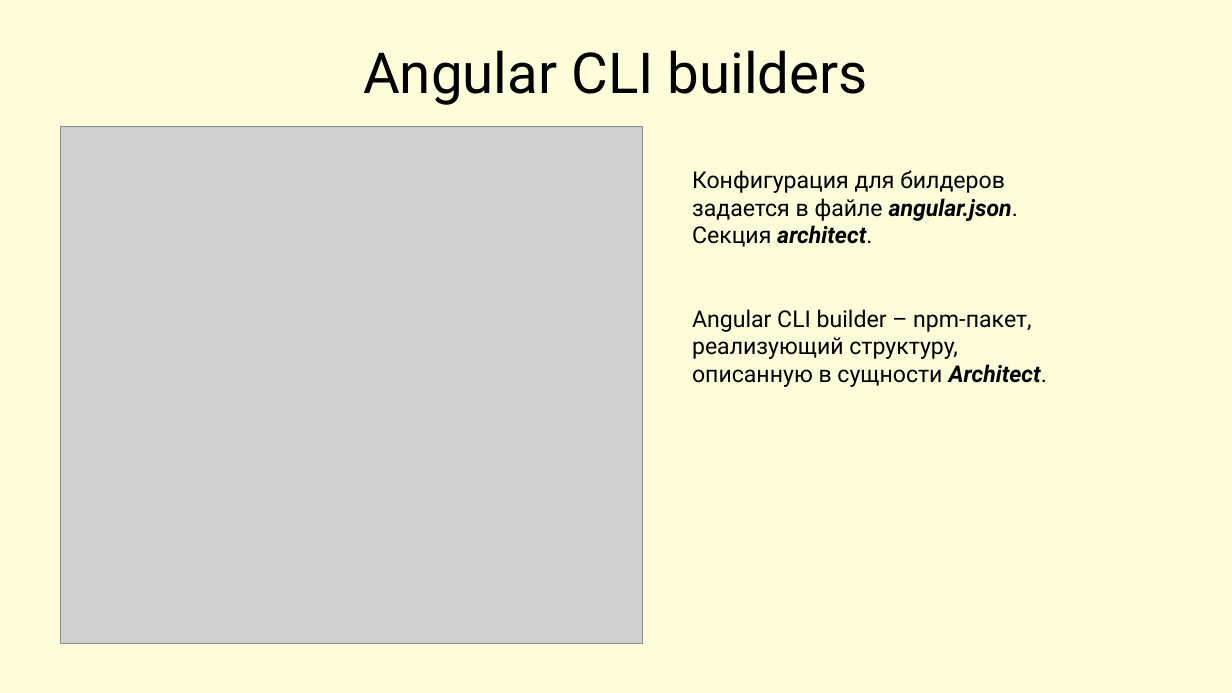
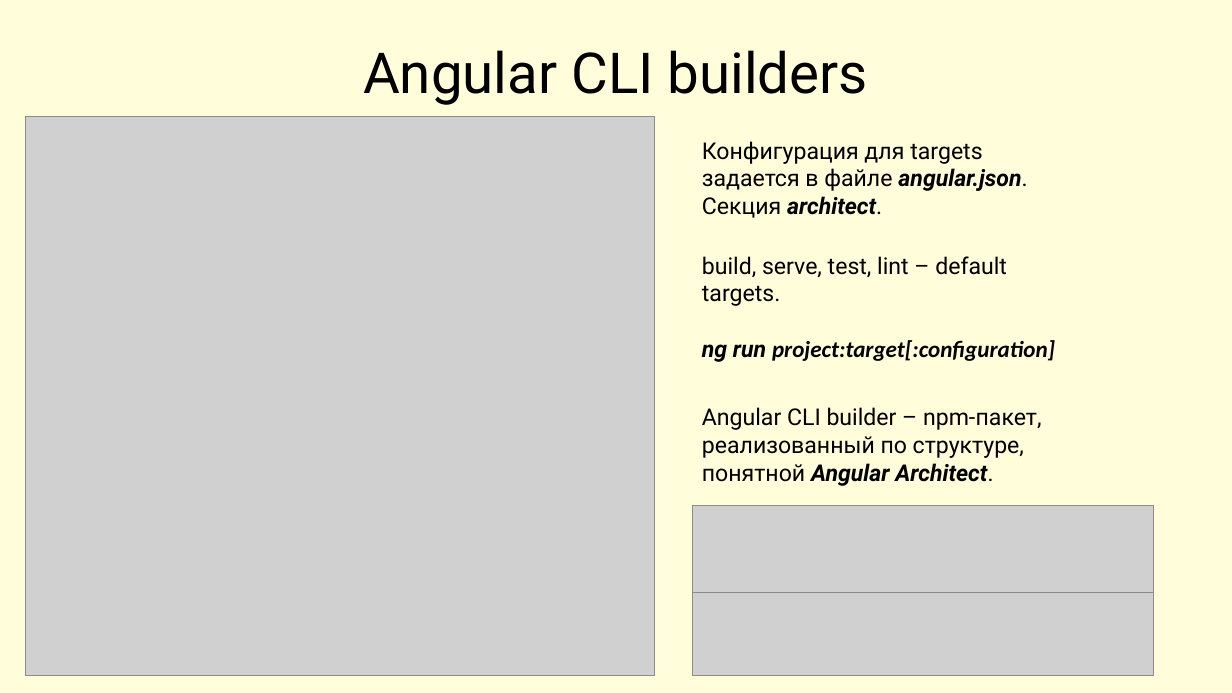
Before and after one commit to kheruvimovv/obsidian-vault, a slide deck: slide 6 of my-brain/Лекция GS/Сборка Angular приложения.pptx. Drawn at 1232x693 pixels with LibreOffice and Linux fonts; fonts in the diff are those of the drawing; grey boxes stand for pictures. Boxes give left, top, right and bottom in pixels: in the first picture for what was removed or moved away, otherwise in the second. Text is boxed around its words. In the diff, an @@ line names an element or a change of style, - is before the commit and + after.

```diff
--- a/my-brain/Лекция GS/Сборка Angular приложения.pptx
+++ b/my-brain/Лекция GS/Сборка Angular приложения.pptx
@@ picture: place and size @@
-picture at (60,127,642,643)
+picture at (25,117,654,676)
@@ text at (702,141,1027,218): text changed @@
-Конфигурация для билдеров задается в файле angular.json. Секция architect.
-Angular CLI builder – npm-пакет, реализующий структуру, описанную в сущности Architect.
+Конфигурация для targets задается в файле angular.json. Секция architect.
@@ text added at (702,256,1055,362), 18 pt, text #000000 @@
+build, serve, test, lint – default targets.
+ng run project:target[:configuration]
@@ text added at (702,407,1042,486), 18 pt, text #000000 @@
+Angular CLI builder – npm-пакет, реализованный по структуре, понятной Angular Architect.
@@ picture added at (693,506,1154,593) @@
@@ picture added at (693,593,1153,676) @@
```
Also in this commit, not shown: 3 other slides changed, 2 other files.
